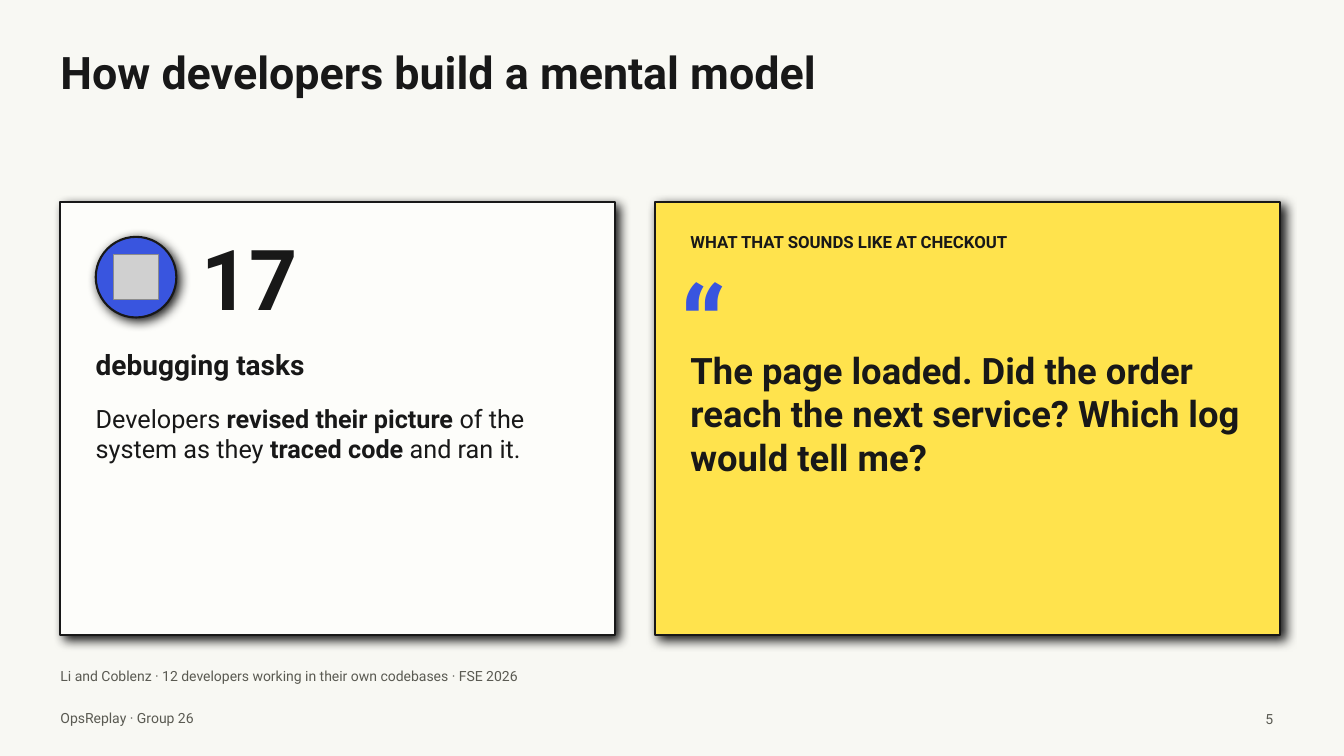
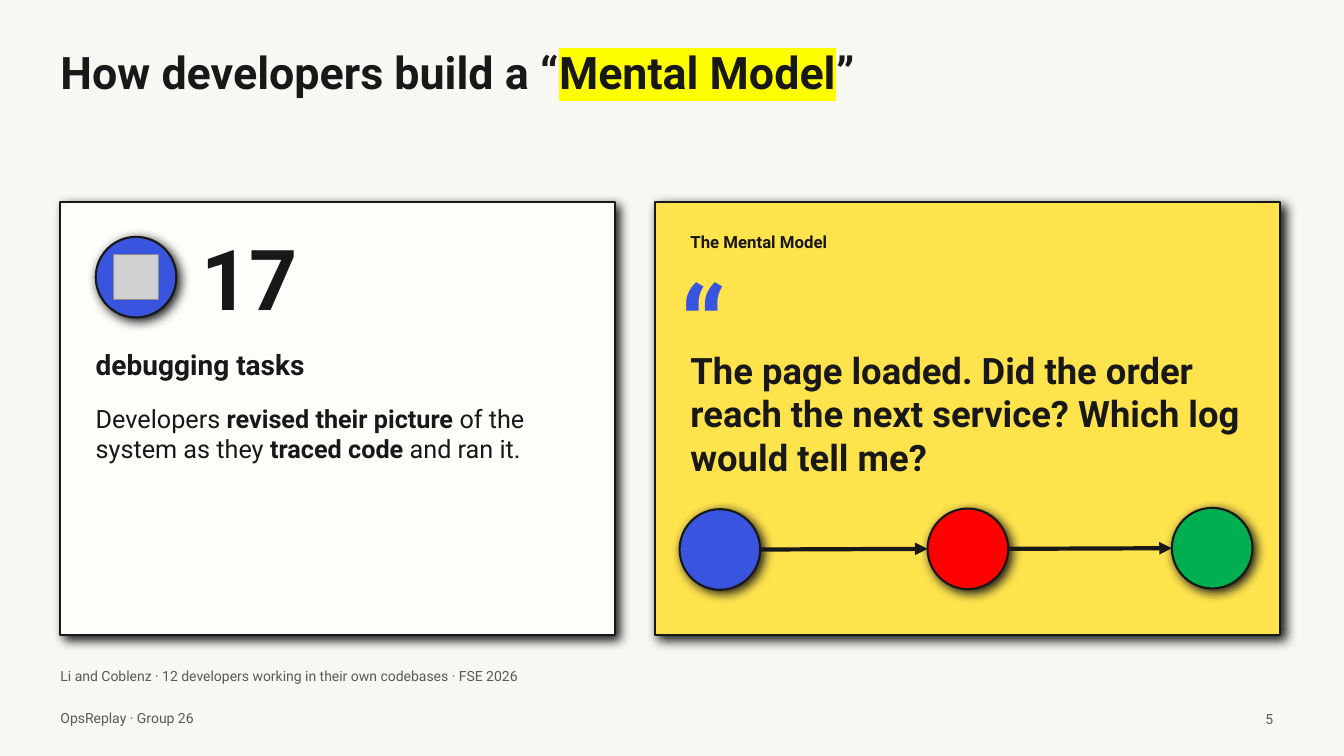
Before and after one commit to ehz0ah/OpsReplay, a slide deck: slide 5 of docs/reports/final/OpsReplay_Final_Presentation.pptx. Drawn at 1344x756 pixels with LibreOffice and Linux fonts; fonts in the diff are those of the drawing; grey boxes stand for pictures. Boxes give left, top, right and bottom in pixels: in the first picture for what was removed or moved away, otherwise in the second. Text is boxed around its words. In the diff, an @@ line names an element or a change of style, - is before the commit and + after.

```diff
--- a/docs/reports/final/OpsReplay_Final_Presentation.pptx
+++ b/docs/reports/final/OpsReplay_Final_Presentation.pptx
@@ title at <box>60,48,855,101</box>: text changed @@
-How developers build a mental model
+How developers build a “Mental Model”
@@ text at <box>690,235,827,248</box>: text changed @@
-WHAT THAT SOUNDS LIKE AT CHECKOUT
+The Mental Model
@@ ellipse added at <box>680,509,760,590</box>, fill #3955DF, outline #181818 1.5 pt @@
@@ ellipse added at <box>928,509,1008,590</box>, fill #FF0000, outline #181818 1.5 pt @@
@@ ellipse added at <box>1173,508,1253,589</box>, fill #00B050, outline #181818 1.5 pt @@
@@ arrow added from (760, 549) to (928, 549), #181818 3 pt @@
@@ arrow added from (1008, 549) to (1173, 548), #181818 3 pt @@
```
Also in this commit, not shown: 9 other slides changed.
